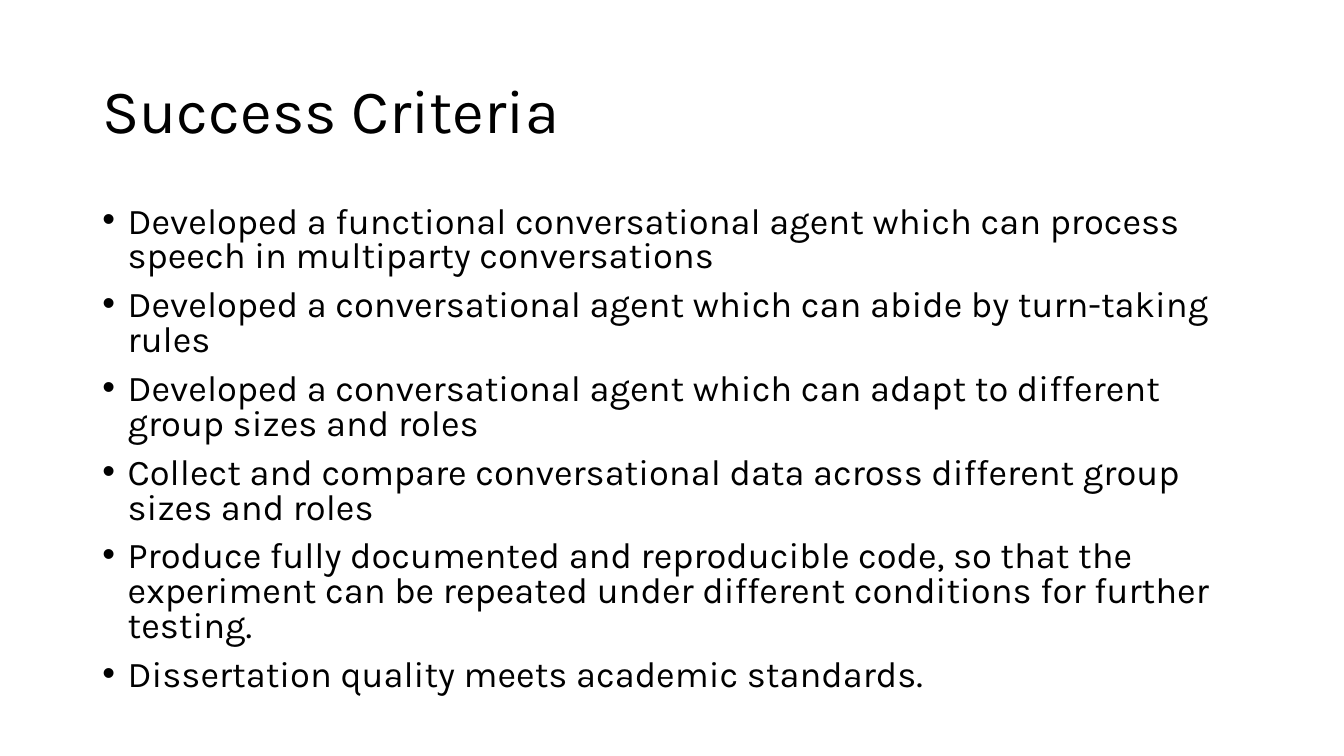
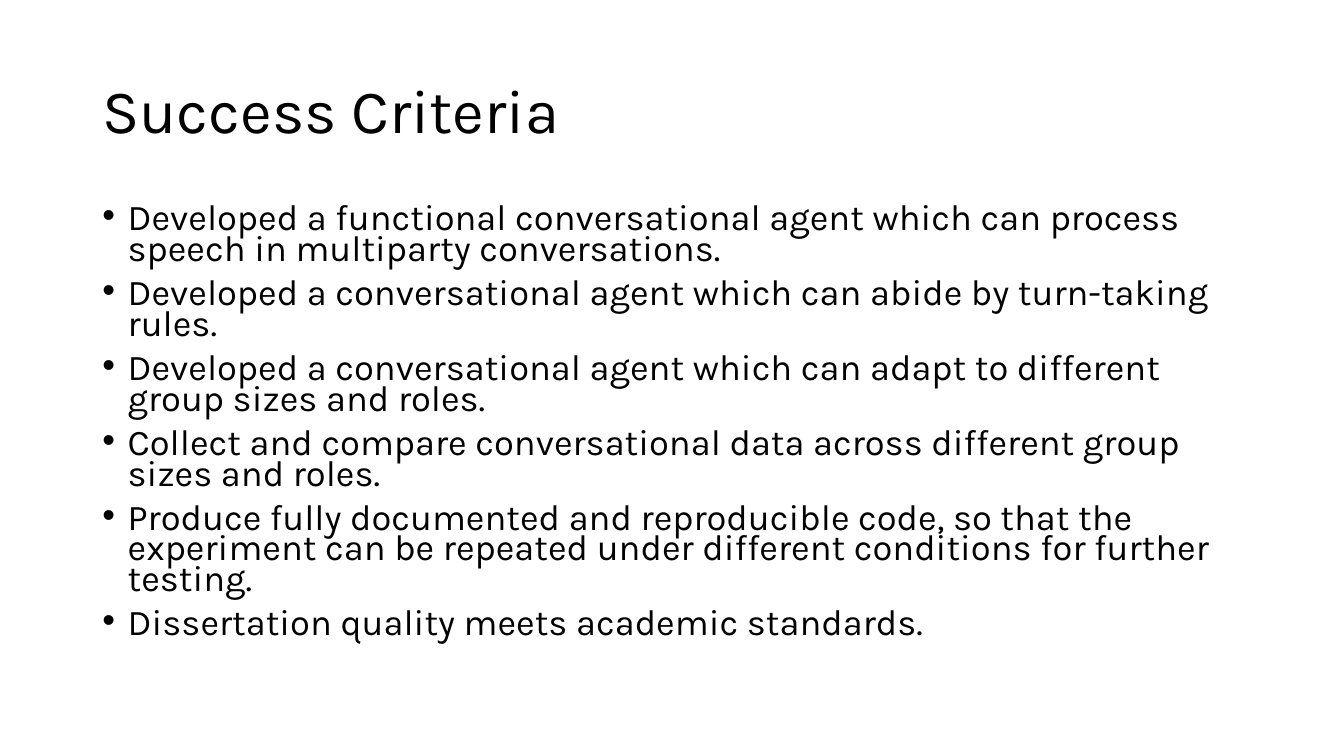
Before and after one commit to ThomasFraserDev/How-does-human-group-size-and-agent-role-affect-the-floor-taking-behaviour-of-a-conversational-agent, a slide deck: slide 7 of writing/S1/Feasibility.pptx (slide 6 before the commit). Drawn at 1344x756 pixels with LibreOffice and Linux fonts; fonts in the diff are those of the drawing. Boxes give left, top, right and bottom in pixels: in the first picture for what was removed or moved away, otherwise in the second. Text is boxed around its words. In the diff, an @@ line names an element or a change of style, - is before the commit and + after.

```diff
--- a/writing/S1/Feasibility.pptx
+++ b/writing/S1/Feasibility.pptx
@@ text at [128,205,1208,487]: text changed @@
-• Developed a functional conversational agent which can process speech in multiparty conversations
-• Developed a conversational agent which can abide by turn-taking rules
-• Developed a conversational agent which can adapt to different group sizes and roles
-• Collect and compare conversational data across different group sizes and roles
+• Developed a functional conversational agent which can process speech in multiparty conversations.
+• Developed a conversational agent which can abide by turn-taking rules.
+• Developed a conversational agent which can adapt to different group sizes and roles.
+• Collect and compare conversational data across different group sizes and roles.
@@ text at [128,505,1209,644]: line spacing 0.8 to 0.7 @@
```
Also in this commit, not shown: 1 other slide changed, 2 slides added, 1 slide removed.
